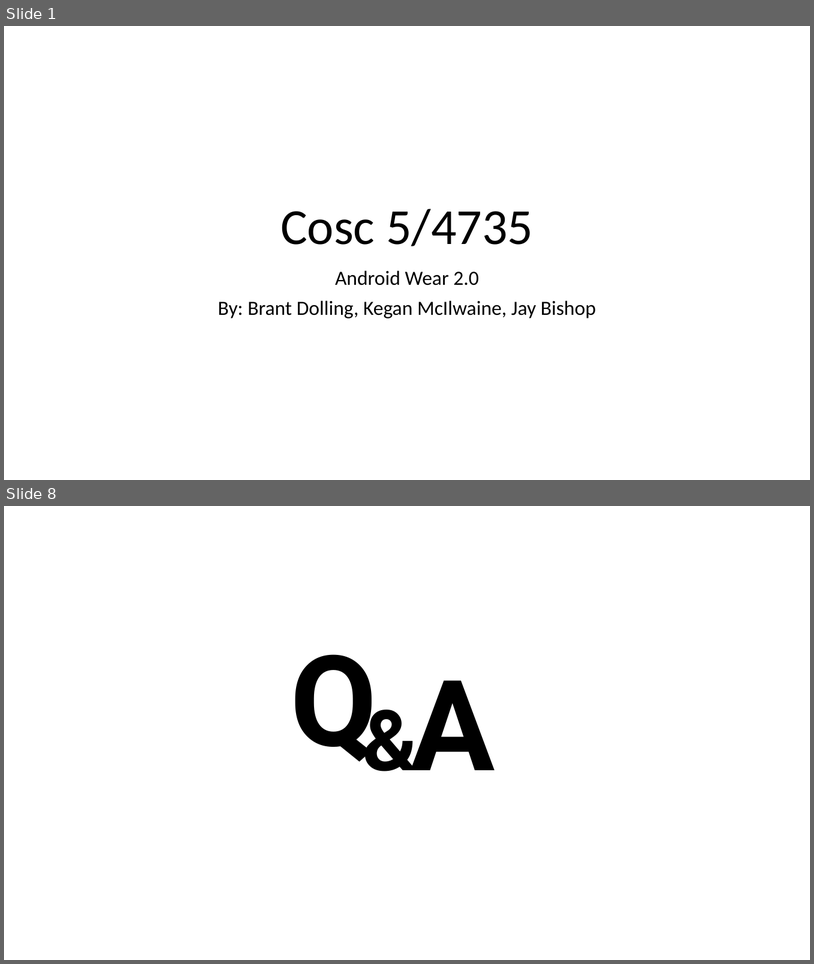
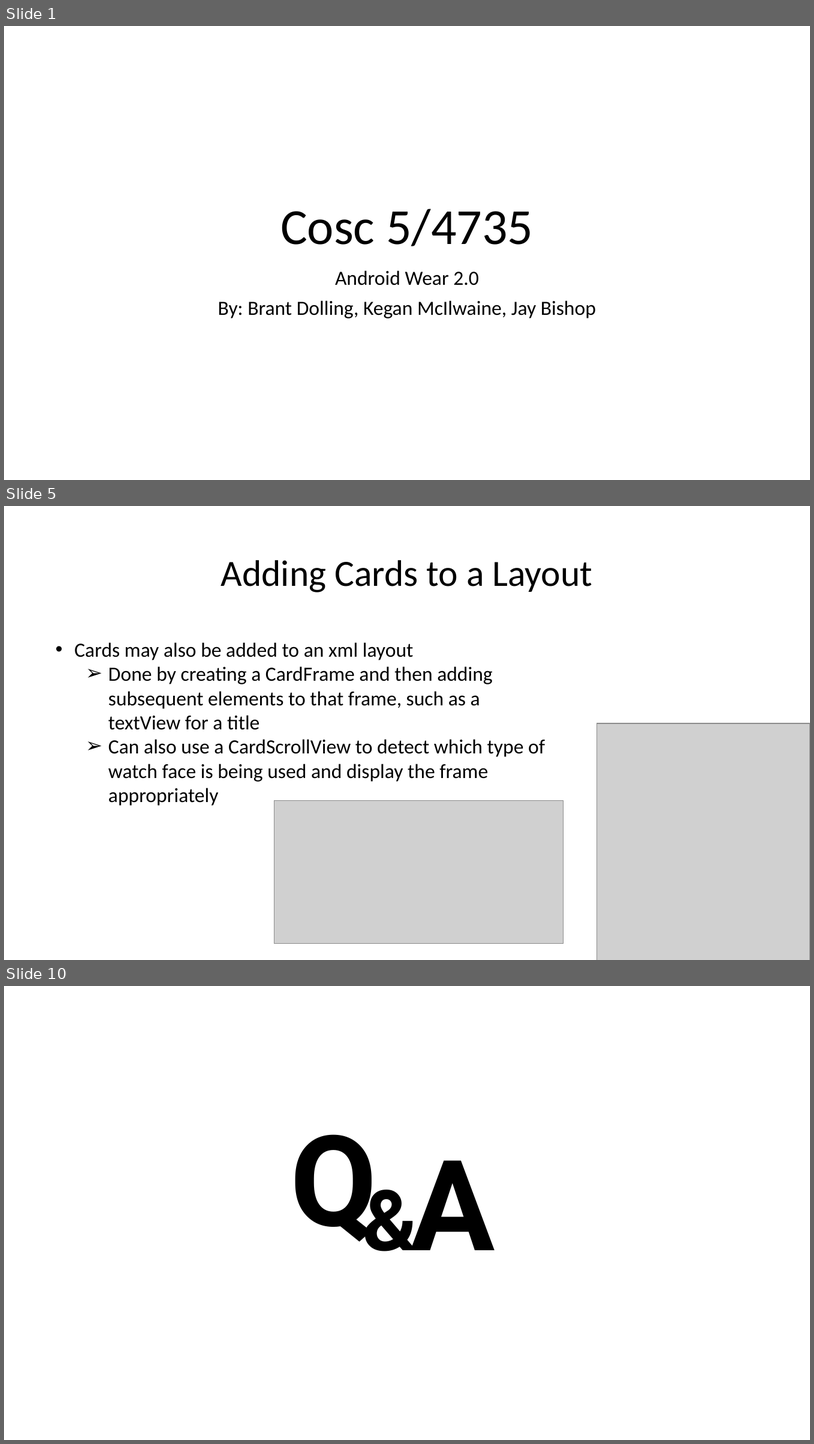
Before and after one commit to JayCBishop/COSC4735_Presentation, a slide deck: Presentation.pptx. Shown one above the other, each under a label of ours: slides 1 and 8 before the commit, slides 1, 5 and 10 after it; the slides between them are not shown. The pictures are 814x964 and 814x1444 pixels, drawn with LibreOffice and Linux fonts; fonts in the diff are those of the drawing; grey boxes stand for pictures. Boxes give left, top, right and bottom in pixels: in the first picture for what was removed or moved away, otherwise in the second. Text is boxed around its words. In the diff, an @@ line names an element or a change of style, - is before the commit and + after.

```diff
--- a/Presentation.pptx
+++ b/Presentation.pptx
@@ slide 5 added at (4, 506, 810, 960), background #FFFFFF @@
@@ title added at (221, 560, 593, 592), 44 pt, text #000000 @@
+Adding Cards to a Layout
@@ text added at (74, 642, 545, 805), 24 pt, text #000000 @@
+• Cards may also be added to an xml layout
+  ➢ Done by creating a CardFrame and then adding subsequent elements to that frame, such as a textView for a title
+  ➢ Can also use a CardScrollView to detect which type of watch face is being used and display the frame appropriately
@@ picture added at (597, 723, 810, 960) @@
@@ picture added at (275, 800, 564, 943) @@
@@ what was slide 8 is now slide 10 @@
```
Also in this commit, not shown: 1 slide changed, 6 other slides added, 5 slides removed, 40 other files.
